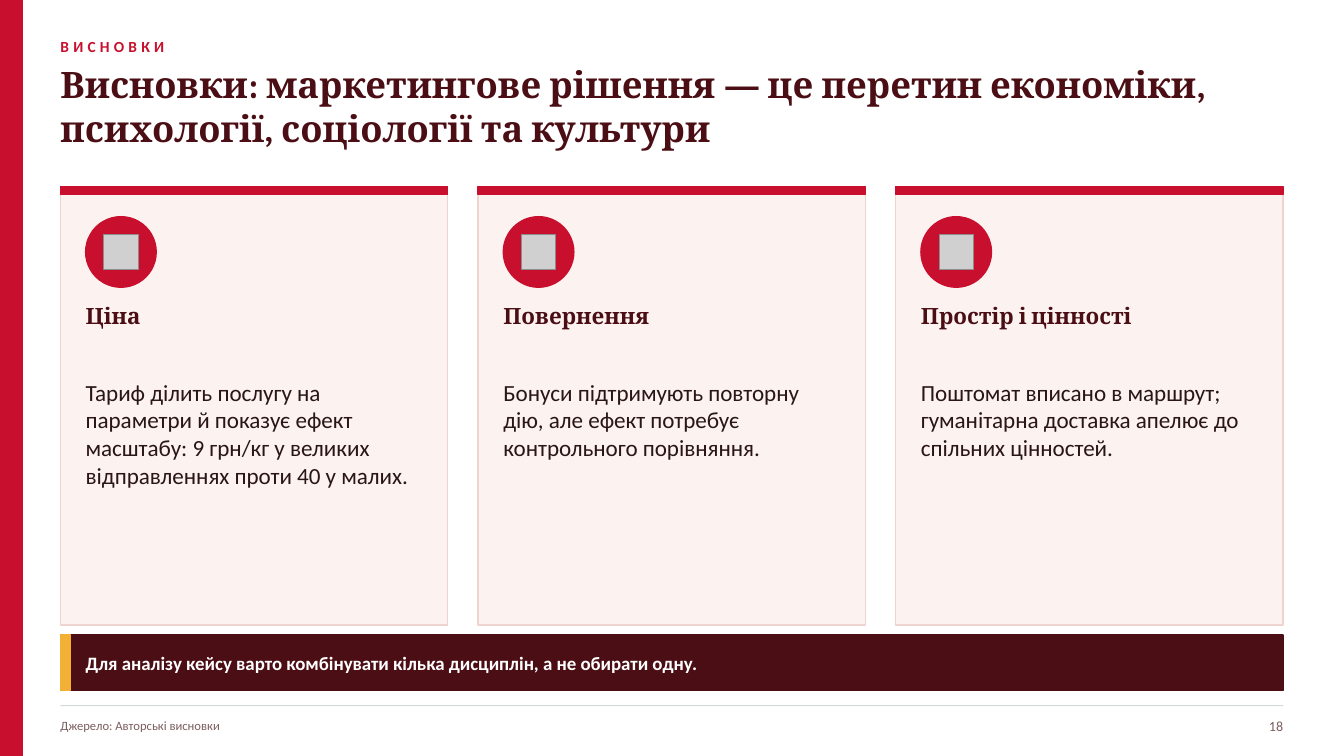
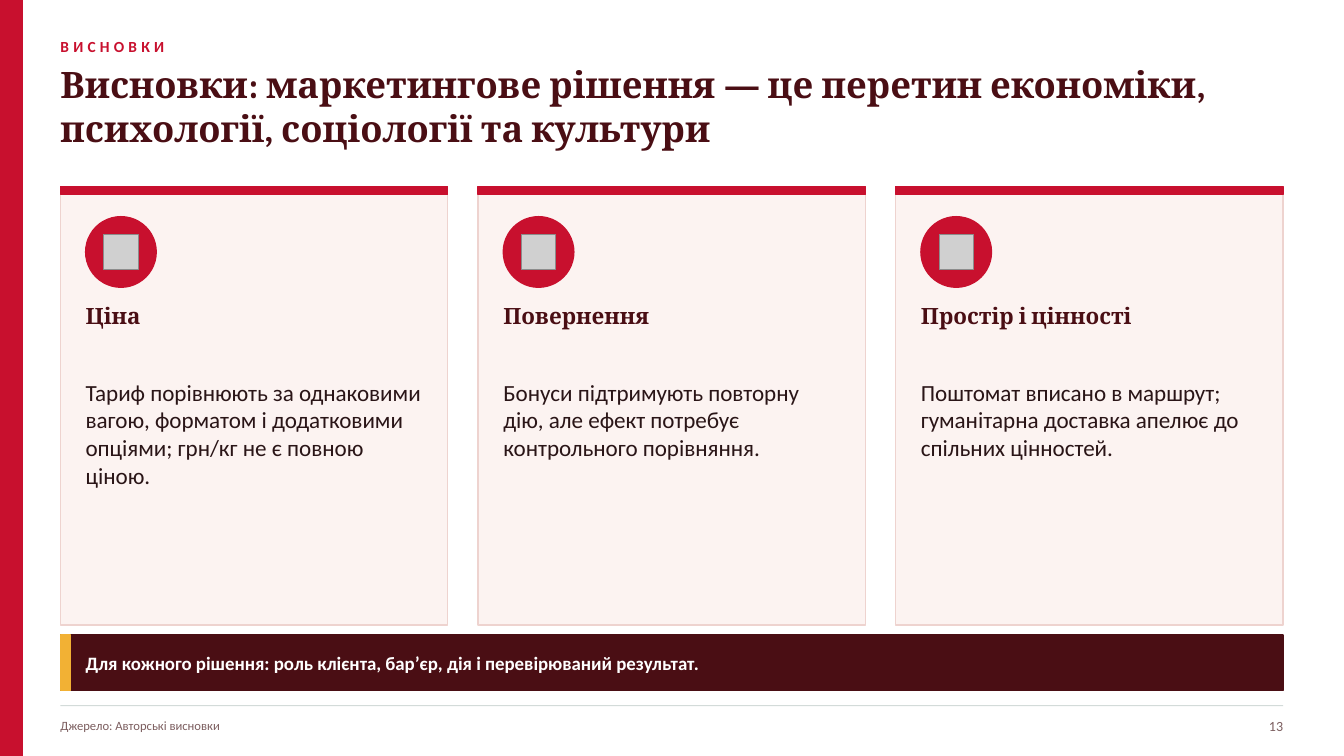
Before and after one commit to Storozh-007/anya-tasks, a slide deck: slide 13 of files/marketing/07_381727_Рішення_Нової_пошти_Презентація.pptx (slide 18 before the commit). Drawn at 1344x756 pixels with LibreOffice and Linux fonts; fonts in the diff are those of the drawing; grey boxes stand for pictures. Boxes give left, top, right and bottom in pixels: in the first picture for what was removed or moved away, otherwise in the second. Text is boxed around its words. In the diff, an @@ line names an element or a change of style, - is before the commit and + after.

```diff
--- a/files/marketing/07_381727_Рішення_Нової_пошти_Презентація.pptx
+++ b/files/marketing/07_381727_Рішення_Нової_пошти_Презентація.pptx
@@ text at [86,385,421,488]: text changed @@
-Тариф ділить послугу на параметри й показує ефект масштабу: 9 грн/кг у великих відправленнях проти 40 у малих.
+Тариф порівнюють за однаковими вагою, форматом і додатковими опціями; грн/кг не є повною ціною.
@@ text at [86,656,699,673]: text changed @@
-Для аналізу кейсу варто комбінувати кілька дисциплін, а не обирати одну.
+Для кожного рішення: роль клієнта, бар’єр, дія і перевірюваний результат.
@@ text at [1269,722,1283,731]: text changed @@
-18
+13
```
Also in this commit, not shown: 13 other slides changed, 6 slides removed, 47 other files.
